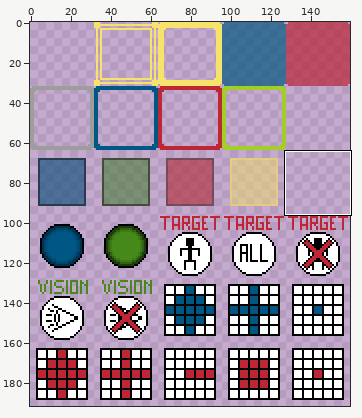
One commit to this sprite sheet: ressources/assets/interface/000-cursor.png. Above: a wide view before the commit, with the close-up outlined.
Close-up. Earlier state:
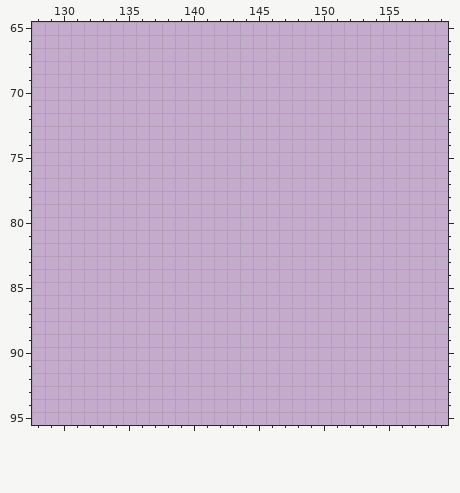
The file is 160x192 pixels. Colours within 5 levels of each other are drawn and written as one. Shown: x 128..159, y 65..95.
Palette (. is transparent): 
And afterwards:
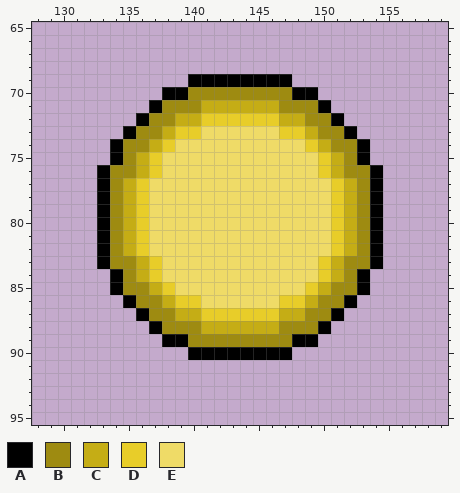
Colours new in this view: A #000000  B #9e8b11  C #c5ad15  D #e8cd29  E #efdb67
Diff:
Changed rows in their new state; - is an unchanged pixel.
first column x 133:
69 -------AAAAAAAA-------
70 -----AABBBBBBBBAA-----
71 ----ABBBCCCCCCBBBA----
72 ---ABBCCDDDDDDCCBBA---
73 --ABBCDDEEEEEEDDCBBA--
74 -ABBCDEEEEEEEEEEDCBBA-
75 -ABCDEEEEEEEEEEEEDCBA-
76 ABBCDEEEEEEEEEEEEDCBBA
77 ABCDEEEEEEEEEEEEEEDCBA
78 ABCDEEEEEEEEEEEEEEDCBA
79 ABCDEEEEEEEEEEEEEEDCBA
80 ABCDEEEEEEEEEEEEEEDCBA
81 ABCDEEEEEEEEEEEEEEDCBA
82 ABCDEEEEEEEEEEEEEEDCBA
83 ABBCDEEEEEEEEEEEEDCBBA
84 -ABCDEEEEEEEEEEEEDCBA-
85 -ABBCDEEEEEEEEEEDCBBA-
86 --ABBCDDEEEEEEDDCBBA--
87 ---ABBCCDDDDDDCCBBA---
88 ----ABBBCCCCCCBBBA----
89 -----AABBBBBBBBAA-----
90 -------AAAAAAAA-------
Changed places in both close-ups, as pixel boxes (x1, y1, x2, y2):
added: (97, 74, 383, 360)
